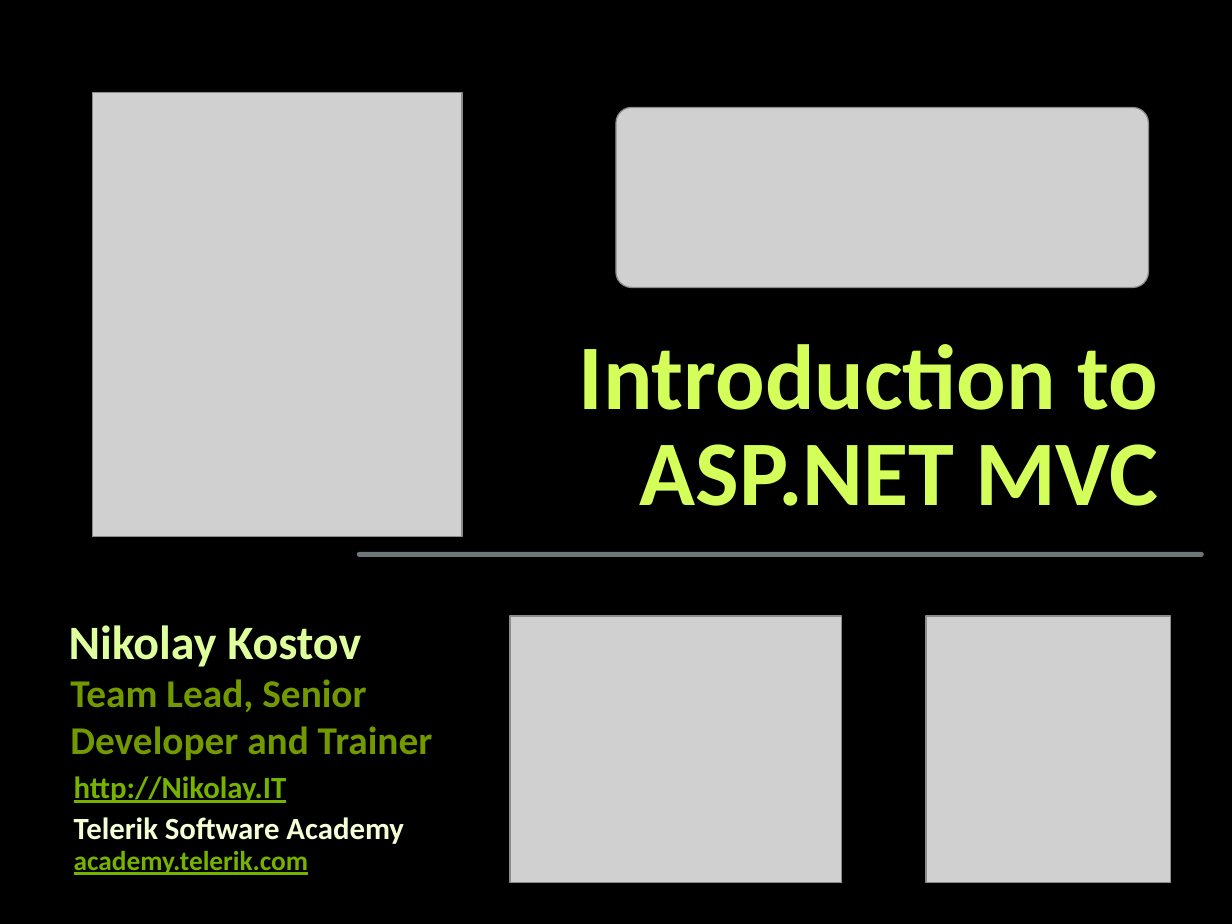
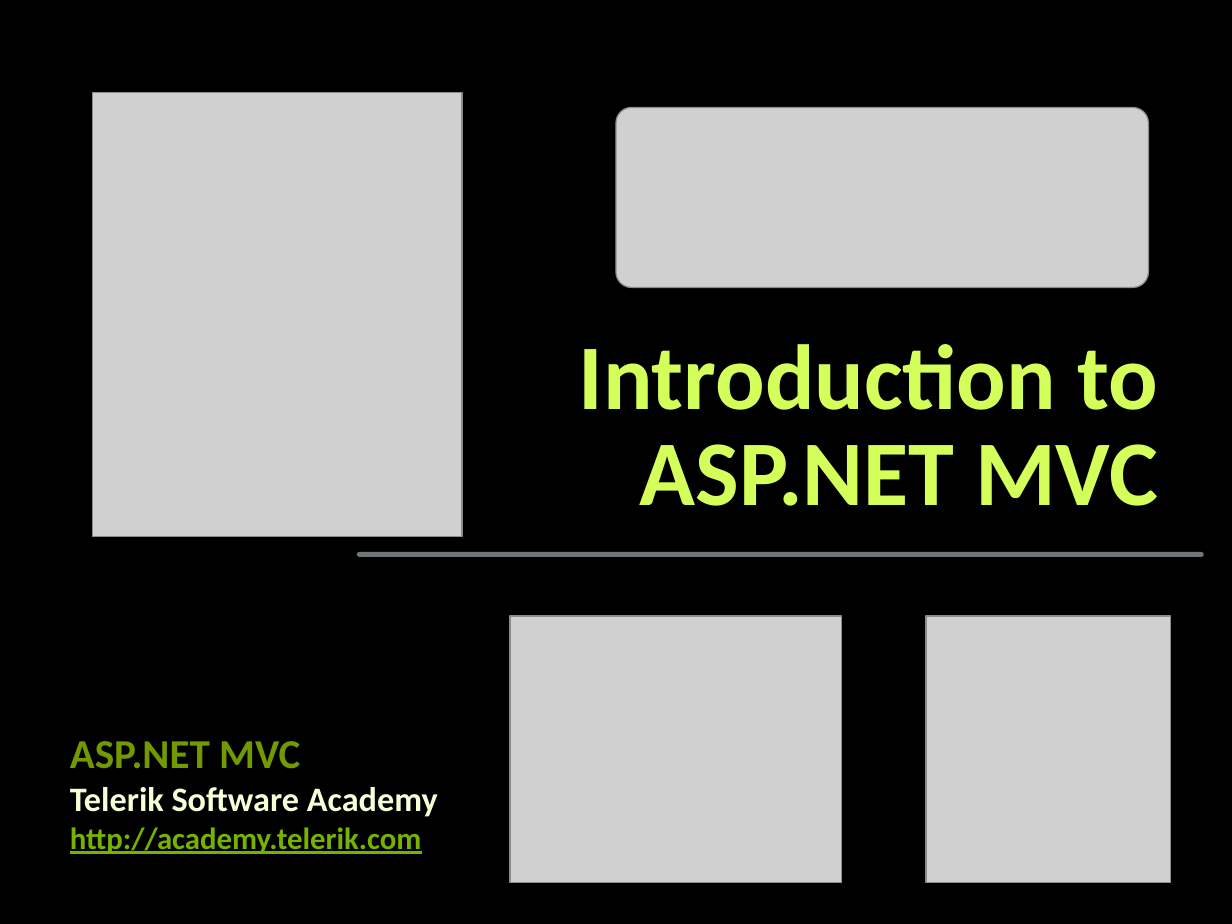
Before and after one commit to martin-nikolov/Telerik-Academy, a slide deck: slide 1 of ASP.NET MVC/01. Introduction to ASP.NET MVC/Introduction-to-ASP.NET-MVC.pptx. Drawn at 1232x924 pixels with LibreOffice and Linux fonts; fonts in the diff are those of the drawing; grey boxes stand for pictures; background and template pictures are left out. Boxes give left, top, right and bottom in pixels: in the first picture for what was removed or moved away, otherwise in the second. Text is boxed around its words. In the diff, an @@ line names an element or a change of style, - is before the commit and + after.

```diff
--- a/ASP.NET MVC/01. Introduction to ASP.NET MVC/Introduction-to-ASP.NET-MVC.pptx
+++ b/ASP.NET MVC/01. Introduction to ASP.NET MVC/Introduction-to-ASP.NET-MVC.pptx
@@ text removed at box(69, 625, 361, 667) @@
-Nikolay Kostov
@@ text removed at box(70, 679, 433, 760) @@
-Team Lead, Senior
-Developer and Trainer
@@ text added at box(70, 741, 300, 768), 24 pt, text #739900, bold @@
+ASP.NET MVC
@@ text "Telerik Software Academy": place and size @@
-text "Telerik Software Academy" at box(74, 817, 404, 844)
+text "Telerik Software Academy" at box(70, 787, 438, 817)
@@ text "Telerik Software Academy" at box(70, 787, 438, 817): size 18 to 20 pt; indent changed; more space between paragraphs @@
@@ text removed at box(74, 776, 287, 803) @@
-http://Nikolay.IT
@@ text at box(70, 827, 421, 854): text changed; size 16 to 18 pt @@
-academy.telerik.com
+http://academy.telerik.com
```
Also in this commit, not shown: 6 other slides changed, 19 other files.
